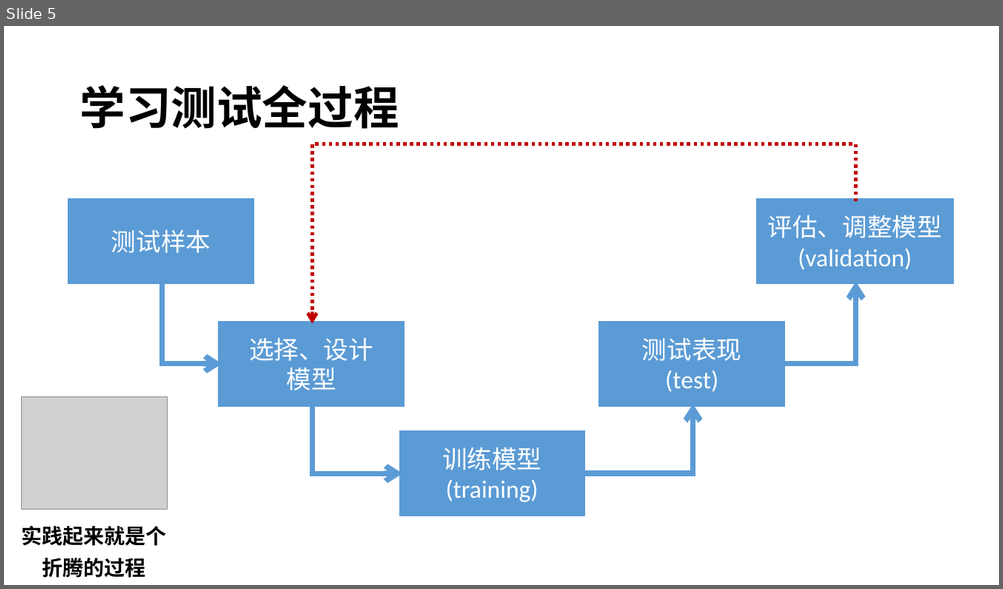
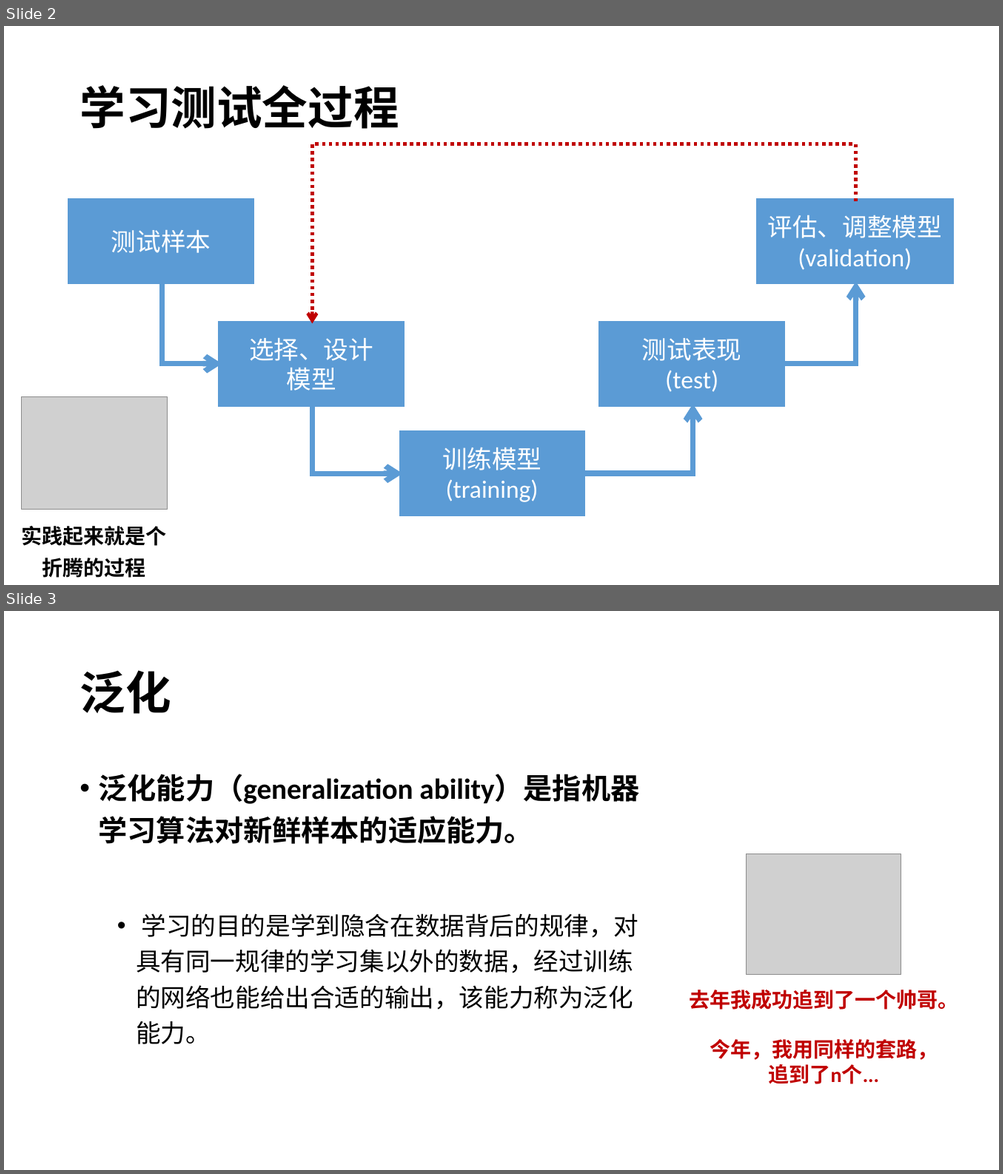
Before and after one commit to xiaodongli1986/teaching_AI, a slide deck: week5_ml_concepts.pptx. Shown one above the other, each under a label of ours: slide 5 before the commit, slides 2 and 3 after it. The pictures are 1003x589 and 1003x1174 pixels, drawn with LibreOffice and Linux fonts; fonts in the diff are those of the drawing; grey boxes stand for pictures. Boxes give left, top, right and bottom in pixels: in the first picture for what was removed or moved away, otherwise in the second. Text is boxed around its words. In the diff, an @@ line names an element or a change of style, - is before the commit and + after.

```diff
--- a/week5_ml_concepts.pptx
+++ b/week5_ml_concepts.pptx
@@ slide 3 added at [4,611,999,1170], background #FFFFFF @@
@@ title added at [79,670,170,714], 44 pt, text #000000, bold @@
+泛化
@@ text added at [99,774,639,1045], 24 pt, text #000000 @@
+• 泛化能力（generalization ability）是指机器学习算法对新鲜样本的适应能力。
+  • 学习的目的是学到隐含在数据背后的规律，对具有同一规律的学习集以外的数据，经过训练的网络也能给出合适的输出，该能力称为泛化能力。
@@ picture added at [746,854,902,975] @@
@@ text added at [688,990,959,1085], 20 pt, text #C00000, bold @@
+去年我成功追到了一个帅哥。
+今年，我用同样的套路，
+追到了n个...
@@ what was slide 5 is now slide 2 @@
```
Also in this commit, not shown: 1 slide changed, 2 other slides added, 1 slide removed, 1 other file.
